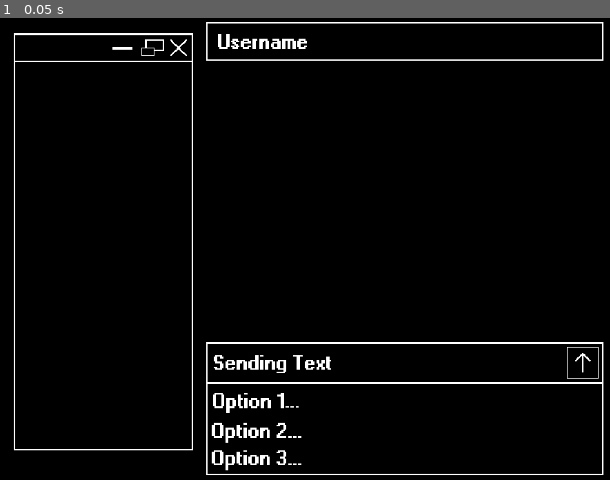
Above: before the commit, frame 1.
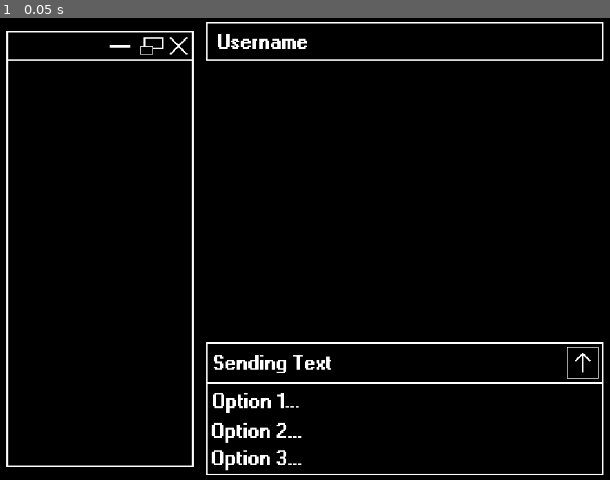
Above: after the commit, the same moment.

Repository: AdamCMunro/social-game
Game: Godot game, scene res://messenger.tscn
Same seed, same stepped clock (60 frames per second), same inputs: the game is played once before the commit and once after it. This scene is started directly instead of the project's main scene.
Inputs:
- Up to frame 1 (0.05 s): no input

The runs differ from the first frame. In frame 1, 1.7% of the frame differs, in the area x 0-32%, y 2-98%.

Commit message:
same as it ever was

Diff:
--- a/social-game/messenger.tscn
+++ b/social-game/messenger.tscn
@@ -4,10 +4,20 @@
 [ext_resource type="Texture2D" uid="uid://6j8u0l3vsjc4" path="res://assets/Messenger.png" id="2_tpcxp"]
 [ext_resource type="Texture2D" uid="uid://cj5uveejvi17t" path="res://assets/Send_Message_Button.png" id="3_dj5lq"]
 [ext_resource type="FontFile" uid="uid://colsx08shwr3g" path="res://fonts/windows-bold[1].ttf" id="4_dj5lq"]
+[ext_resource type="Texture2D" uid="uid://bv7kp8r2220md" path="res://assets/Square_Selection.png" id="5_8wtml"]
 [ext_resource type="Texture2D" uid="uid://dp1txt5oc6mfh" path="res://assets/Contacts.png" id="5_75sbr"]
 
 [sub_resource type="RectangleShape2D" id="RectangleShape2D_75sbr"]
 size = Vector2(129.79382, 129.79346)
+
+[sub_resource type="RectangleShape2D" id="RectangleShape2D_8wtml"]
+size = Vector2(467.9167, 30.833344)
+
+[sub_resource type="RectangleShape2D" id="RectangleShape2D_5uh8x"]
+size = Vector2(466.6667, 30.833313)
+
+[sub_resource type="RectangleShape2D" id="RectangleShape2D_qhwlu"]
+size = Vector2(467.5, 29.166656)
 
 [node name="Messenger" type="Node2D" unique_id=563844369]
 
@@ -19,7 +29,6 @@
 [node name="MessengerBody" type="Area2D" parent="." unique_id=377509894]
 position = Vector2(587, 337.5)
 scale = Vector2(1.2, 1.2)
-metadata/_edit_group_ = true
 
 [node name="Sprite2D" type="Sprite2D" parent="MessengerBody" unique_id=970300752]
 texture = ExtResource("2_tpcxp")
@@ -46,7 +55,19 @@
 theme_override_font_sizes/font_size = 24
 text = "Username"
 
-[node name="SendingText" type="Label" parent="MessengerBody" unique_id=417421513]
+[node name="SendingText" type="Label" parent="MessengerBody" unique_id=1923035371]
+offset_left = -230.97345
+offset_top = 120.354004
+offset_right = 189.38055
+offset_bottom = 150.354
+theme_override_fonts/font = ExtResource("4_dj5lq")
+theme_override_font_sizes/font_size = 24
+text = "Sending Text"
+
+[node name="Option1" type="Area2D" parent="MessengerBody" unique_id=2073892545]
+metadata/_edit_group_ = true
+
+[node name="OptionLabel" type="Label" parent="MessengerBody/Option1" unique_id=417421513]
 offset_left = -231.85843
 offset_top = 166.3717
 offset_right = 230.0885
@@ -55,36 +76,75 @@
 theme_override_font_sizes/font_size = 24
 text = "Option 1..."
 
-[node name="Option1" type="Label" parent="MessengerBody" unique_id=1923035371]
-offset_left = -230.97345
-offset_top = 120.35399
-offset_right = 189.38055
-offset_bottom = 150.35399
-theme_override_fonts/font = ExtResource("4_dj5lq")
-theme_override_font_sizes/font_size = 24
-text = "Sending Text"
+[node name="Sprite2D" type="Sprite2D" parent="MessengerBody/Option1" unique_id=1670038969]
 
-[node name="Option2" type="Label" parent="MessengerBody" unique_id=888915625]
-offset_left = -232.74336
-offset_top = 201.76993
-offset_right = 231.85847
-offset_bottom = 231.76993
+[node name="CollisionShape2D" type="CollisionShape2D" parent="MessengerBody/Option1" unique_id=1519360124]
+position = Vector2(0, 182.5)
+shape = SubResource("RectangleShape2D_8wtml")
+
+[node name="Option2" type="Area2D" parent="MessengerBody" unique_id=789330614]
+metadata/_edit_group_ = true
+
+[node name="OptionLabel" type="Label" parent="MessengerBody/Option2" unique_id=888915625]
+offset_left = -232.74338
+offset_top = 201.7699
+offset_right = 231.85846
+offset_bottom = 231.7699
 theme_override_fonts/font = ExtResource("4_dj5lq")
 theme_override_font_sizes/font_size = 24
 text = "Option 2..."
 
-[node name="Option3" type="Label" parent="MessengerBody" unique_id=509663925]
-offset_left = -232.74336
+[node name="Sprite2D" type="Sprite2D" parent="MessengerBody/Option2" unique_id=2047898561]
+
+[node name="CollisionShape2D" type="CollisionShape2D" parent="MessengerBody/Option2" unique_id=1229319885]
+position = Vector2(0, 217.917)
+shape = SubResource("RectangleShape2D_5uh8x")
+
+[node name="Option3" type="Area2D" parent="MessengerBody" unique_id=1979361157]
+metadata/_edit_group_ = true
+
+[node name="OptionLabel" type="Label" parent="MessengerBody/Option3" unique_id=509663925]
+offset_left = -232.74338
 offset_top = 235.39825
-offset_right = 233.62837
+offset_right = 233.62836
 offset_bottom = 265.39825
 theme_override_fonts/font = ExtResource("4_dj5lq")
 theme_override_font_sizes/font_size = 24
 text = "Option 3..."
 
+[node name="Sprite2D" type="Sprite2D" parent="MessengerBody/Option3" unique_id=930492967]
+
+[node name="CollisionShape2D" type="CollisionShape2D" parent="MessengerBody/Option3" unique_id=1637328924]
+position = Vector2(0, 252.5)
+shape = SubResource("RectangleShape2D_qhwlu")
+
+[node name="Selection" type="Area2D" parent="MessengerBody" unique_id=2006294913]
+visible = false
+metadata/_edit_group_ = true
+
+[node name="NinePatchRect" type="NinePatchRect" parent="MessengerBody/Selection" unique_id=1624778068]
+anchors_preset = 8
+anchor_left = 0.5
+anchor_top = 0.5
+anchor_right = 0.5
+anchor_bottom = 0.5
+offset_left = -232.5
+offset_top = -20.0
+offset_right = 232.5
+offset_bottom = 20.0
+grow_horizontal = 2
+grow_vertical = 2
+texture = ExtResource("5_8wtml")
+patch_margin_left = 17
+patch_margin_top = 17
+patch_margin_right = 17
+patch_margin_bottom = 17
+axis_stretch_horizontal = 1
+axis_stretch_vertical = 1
+
 [node name="Contacts" type="Area2D" parent="." unique_id=1220270471]
-position = Vector2(150, 325)
-scale = Vector2(1.1, 1.1)
+position = Vector2(145, 335)
+scale = Vector2(1.15, 1.15)
 metadata/_edit_group_ = true
 
 [node name="Sprite2D" type="Sprite2D" parent="Contacts" unique_id=593490741]
Binary file changed: social-game/assets/Square_Selection.png
